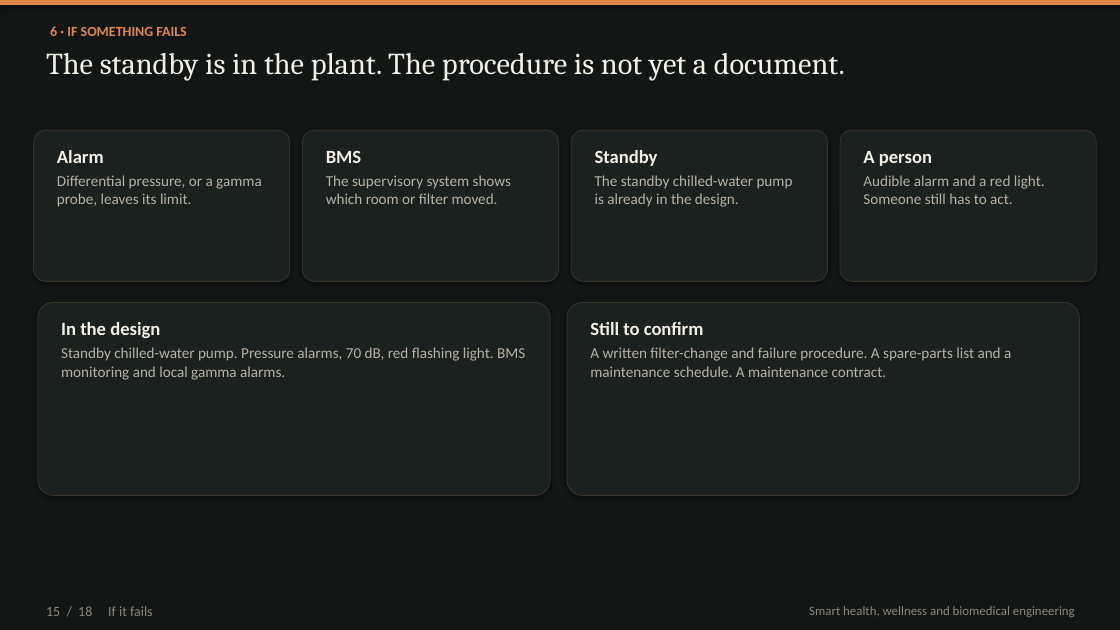
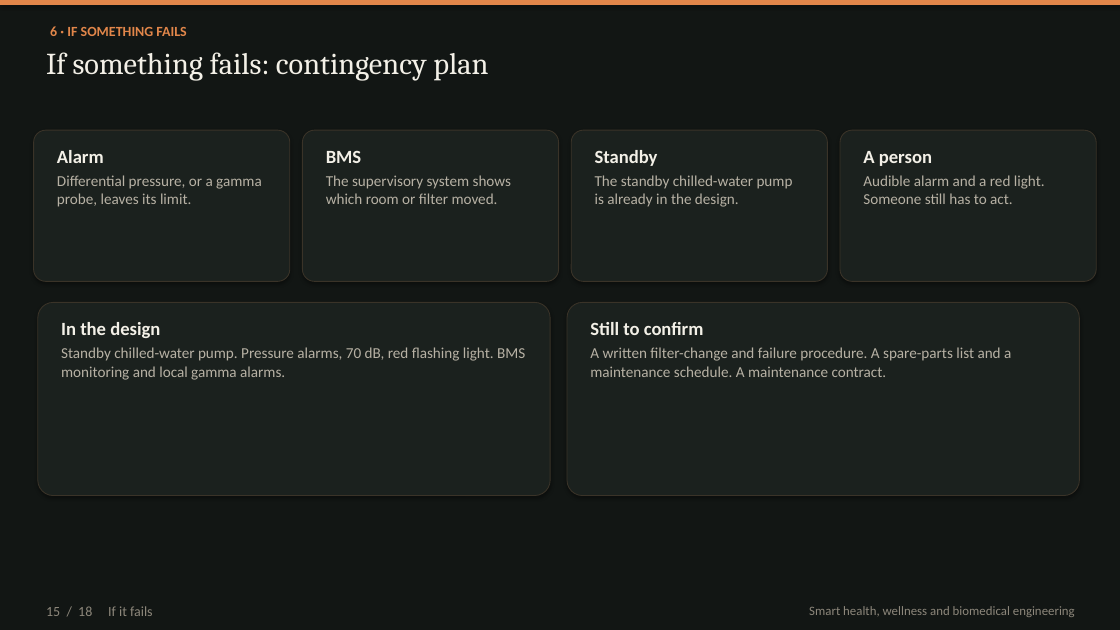
Before and after one commit to kakaijacob/Special-Operations-Schema, a slide deck: slide 15 of iek-talks/IEK_Cyclotron_HVAC_18_slides.pptx. Drawn at 1120x630 pixels with LibreOffice and Linux fonts; fonts in the diff are those of the drawing. Boxes give left, top, right and bottom in pixels: in the first picture for what was removed or moved away, otherwise in the second. Text is boxed around its words. In the diff, an @@ line names an element or a change of style, - is before the commit and + after.

```diff
--- a/iek-talks/IEK_Cyclotron_HVAC_18_slides.pptx
+++ b/iek-talks/IEK_Cyclotron_HVAC_18_slides.pptx
@@ text at <box>46,52,488,81</box>: text changed @@
-The standby is in the plant. The procedure is not yet a document.
+If something fails: contingency plan
```
Also in this commit, not shown: 17 other slides changed, 1 other file.
